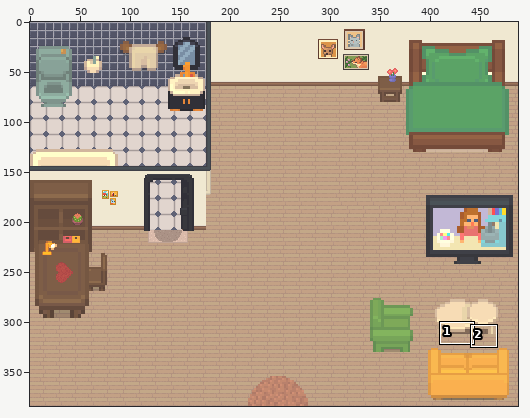
One commit to this sprite sheet: src/assets/home/home.png. The picture above shows the old version from afar; the outline marks the close-up.
Close-up. Before the commit:
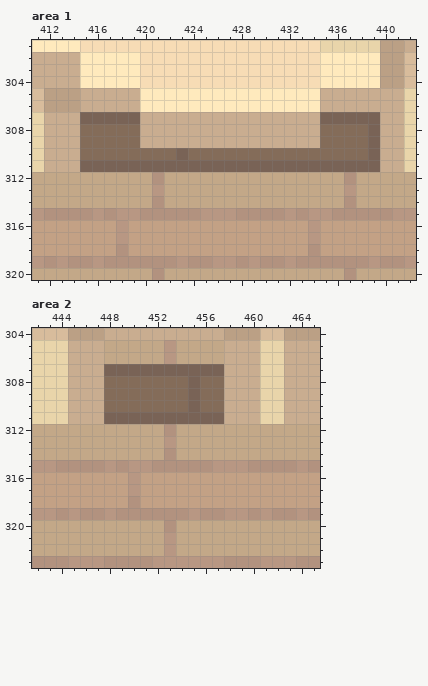
The file is 488x384 pixels. Colours within 5 levels of each other are drawn and written as one. Shown: area 1: x 411..442, y 301..320; area 2: x 442..465, y 304..323. The commit also changed other parts of the picture, which this record leaves out.
Once edited:
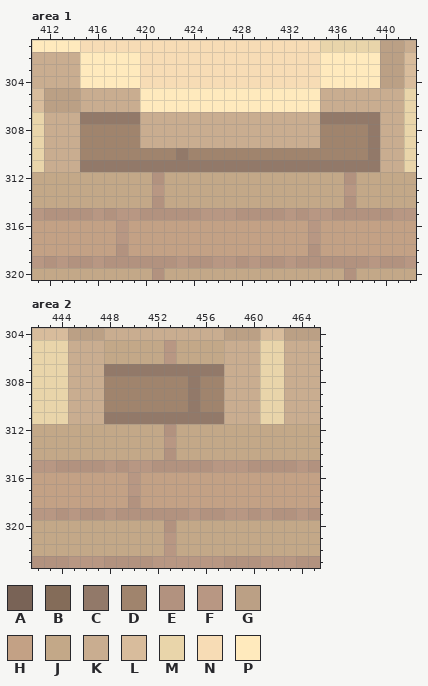
Palette (. is transparent): A #796356  B #846c59  C #927969  D #a0846d  E #b2927f  F #b89783  G #bba085  H #c3a185  J #c3a888  K #c9ad90  L #d8bc9c  M #e9d5aa  N #f7dcb5  P #ffeabd
Diff:
--- area 1
@@ x 411..442 @@
 306 LGGGKKKKKPPPPPPPPPPPPPPPKKKKKKKM
-307 MKKKAAAAAKKKKKKKKKKKKKKKAAAAAKKM
-308 MKKKBBBBBKKKKKKKKKKKKKKKBBBBAKKM
-309 MKKKBBBBBKKKKKKKKKKKKKKKBBBBAKKM
-310 MKKKBBBBBBBBABBBBBBBBBBBBBBBAKKM
-311 MKKKAAAAAAAAAAAAAAAAAAAAAAAAAKKM
+307 MKKKCCCCCKKKKKKKKKKKKKKKCCCCCKKM
+308 MKKKDDDDDKKKKKKKKKKKKKKKDDDDCKKM
+309 MKKKDDDDDKKKKKKKKKKKKKKKDDDDCKKM
+310 MKKKDDDDDDDDCDDDDDDDDDDDDDDDCKKM
+311 MKKKCCCCCCCCCCCCCCCCCCCCCCCCCKKM
 312 JJJJJJJJJJEJJJJJJJJJJJJJJJEJJJJJ
--- area 2
@@ x 446..459 @@
 306 KKJJJJJFJJJJKK
-307 KKAAAAAAAAAAKK
-308 KKBBBBBBBABBKK
-309 KKBBBBBBBABBKK
-310 KKBBBBBBBABBKK
-311 KKAAAAAAAAAAKK
+307 KKCCCCCCCCCCKK
+308 KKDDDDDDDCDDKK
+309 KKDDDDDDDCDDKK
+310 KKDDDDDDDCDDKK
+311 KKCCCCCCCCCCKK
 312 JJJJJJJEJJJJJJ
Where, in picture pixels (left, top, right, bottom), the same in both close-ups:
changed: (80, 112, 380, 172)
changed: (104, 364, 224, 424)
